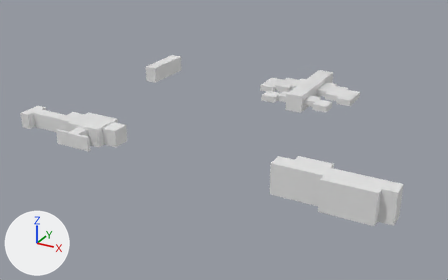
The Blender file Assets/Assets/Meshes/Blender/models.blend: old version first, new version second.
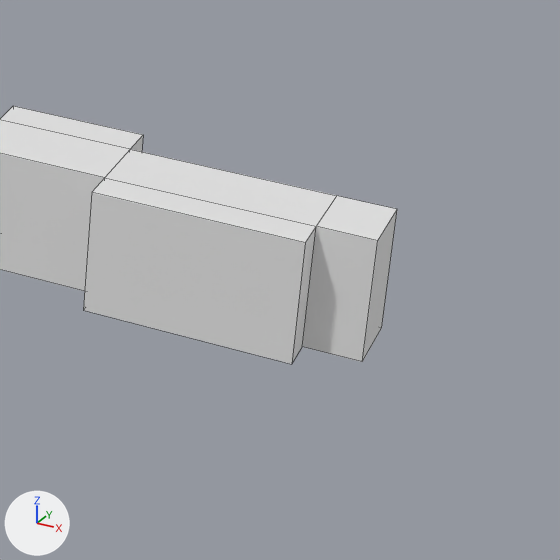
There are two pictures of each version: one whole from a camera (50 mm lens) standing at (16.75, -44.67, 16.39) and looking at (-3.28, -8.25, -1.81), one close up on the part from 66% to 100% of the width and 45% to 100% of the height. Lighting does not change. The marker at lower left points along +X, +Y and +Z. The close-ups show mesh edges as thin lines.

The scene before the commit, as lines of its bpy script (objects in view):
```python
me_cube_003 = bpy.data.meshes.new('Cube.003')
me_cube_003.from_pydata(...)  # 28 vertices, 26 faces; spans x -1.0..1.0, y -2.01..2.08, z -1.0..1.0
ob_cube = bpy.data.objects.new('Cube', me_cube_003)
ob_cube.location = (7.31, -14.8, -0.07)
ob_cube.scale = (3.64, 0.548, 1.0)
```
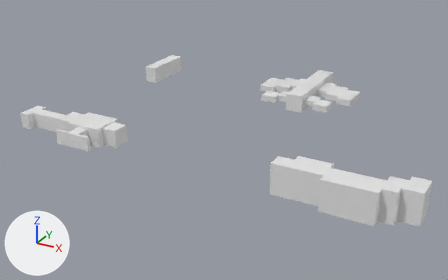
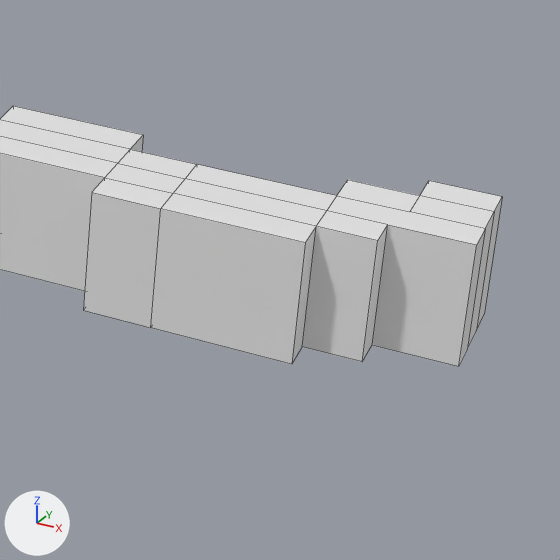
Scene script edits in JSON lines:
```json
{"block": "me_cube_003", "where": "# used by ob_cube; location = (7.31, -14.8, -0.07); scale = (3.64, 0.548, 1.0)"}
{"op": "remove", "block": "me_cube_003", "code": "me_cube_003.from_pydata(...)  # 28 vertices, 26 faces; spans x -1.0..1.0, y -2.01..2.08, z -1.0..1.0"}
{"op": "add", "block": "me_cube_003", "code": "me_cube_003.from_pydata(...)  # 60 vertices, 56 faces; spans x -1.0..1.34, y -2.01..3.08, z -1.0..1.0"}
{"block": "me_cube_003", "change": "me_cube_003 part 1"}
{"block": "me_cube_003", "change": "2 vertices are removed from x 1.0, y 1.0, z -1.0..1.0"}
{"block": "me_cube_003", "change": "15 faces are deleted"}
{"block": "me_cube_003", "change": "14 vertices are added at x 0.76..1.34, y 0.0..3.08, z -1.0..1.0"}
{"block": "me_cube_003", "change": "10 new vertices lie (0.0, 1.0, 0.0) away from vertices in x -1.0..1.0, y -1.0, z -1.0..1.0"}
{"block": "me_cube_003", "change": "10 new vertices lie (0.29, 0.0, 0.0) away from vertices in x -0.12..0.76, y -2.01..1.0, z -1.0..1.0"}
{"block": "me_cube_003", "change": "45 new faces join them"}
```

Boxes [x1, y1, x2, y2] around the edits, measured in the close-ups (560 x 560 px):
```json
{"object": "Cube", "change": "reshaped", "before": [0, 106, 397, 364], "after": [0, 106, 502, 366]}
{"part": 1, "of": "me_cube_003", "change": "built on", "before": [0, 133, 397, 364], "after": [0, 133, 502, 366]}
```
